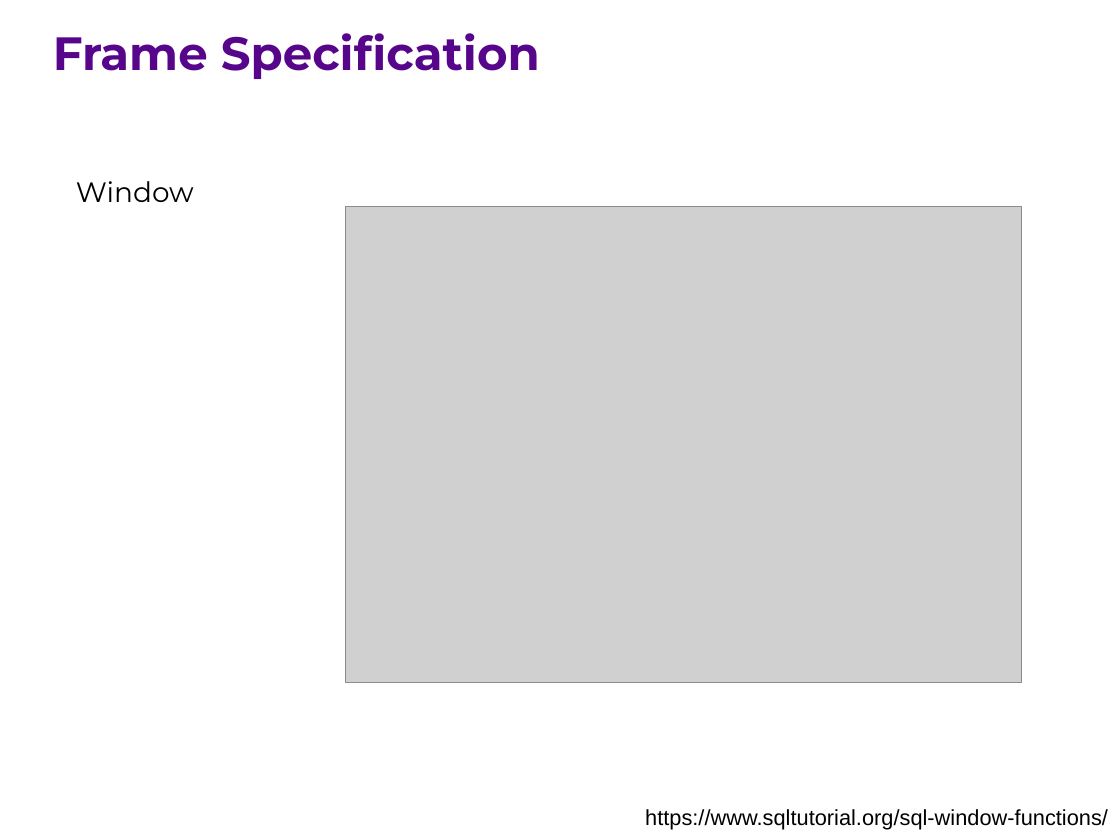
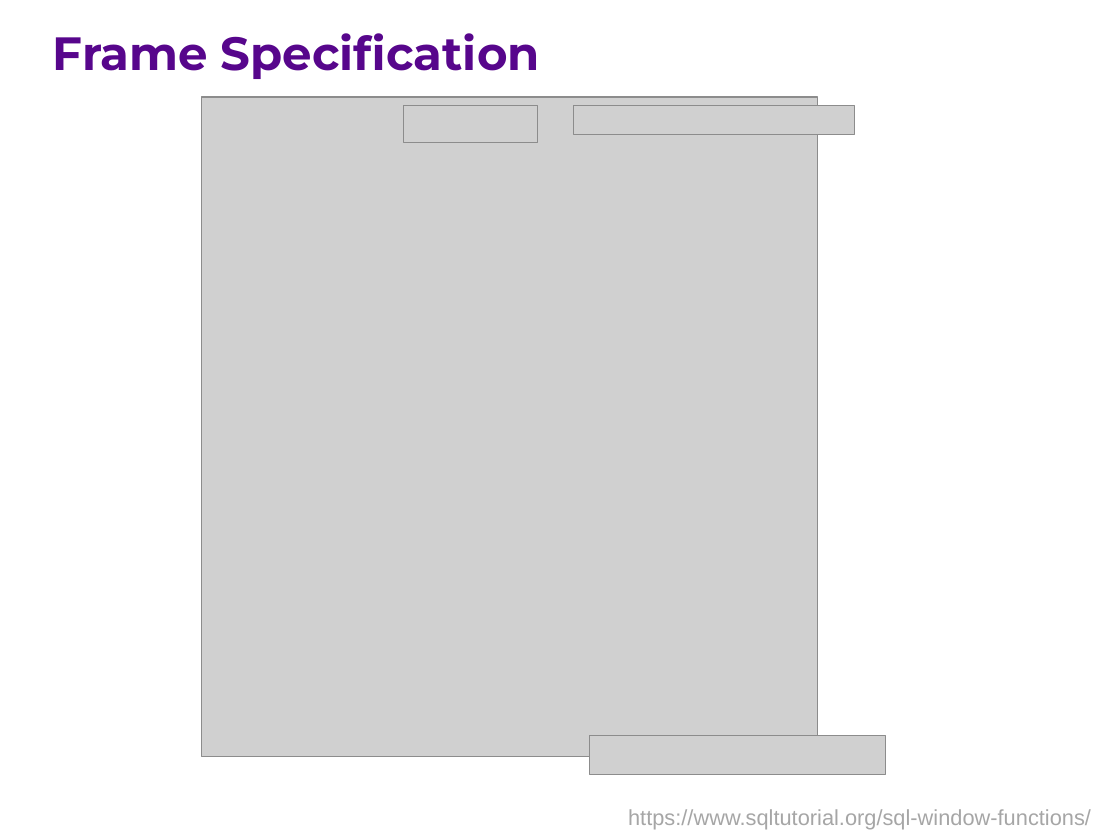
Before and after one commit to ipeirotis/introduction-to-databases, a slide deck: slide 30 of session7/G-Window_queries.pptx (slide 19 before the commit). Drawn at 1120x840 pixels with LibreOffice and Linux fonts; fonts in the diff are those of the drawing; grey boxes stand for pictures. Boxes give left, top, right and bottom in pixels: in the first picture for what was removed or moved away, otherwise in the second. Text is boxed around its words. In the diff, an @@ line names an element or a change of style, - is before the commit and + after.

```diff
--- a/session7/G-Window_queries.pptx
+++ b/session7/G-Window_queries.pptx
@@ picture: place and size @@
-picture at [346, 207, 1021, 683]
+picture at [202, 97, 819, 757]
@@ picture added at [403, 105, 538, 142] @@
@@ picture added at [573, 105, 853, 134] @@
@@ text removed at [76, 181, 194, 202] @@
-Window
@@ picture added at [590, 736, 886, 775] @@
@@ text "https://www.sqltutorial.org/sql-window-functions/": place and size @@
-text "https://www.sqltutorial.org/sql-window-functions/" at [645, 809, 1108, 830]
+text "https://www.sqltutorial.org/sql-window-functions/" at [628, 809, 1091, 830]
@@ text "https://www.sqltutorial.org/sql-window-functions/" at [628, 809, 1091, 830]: text colour #000000 to #A6A6A6 @@
```
Also in this commit, not shown: 3 other slides changed, 11 slides added.
